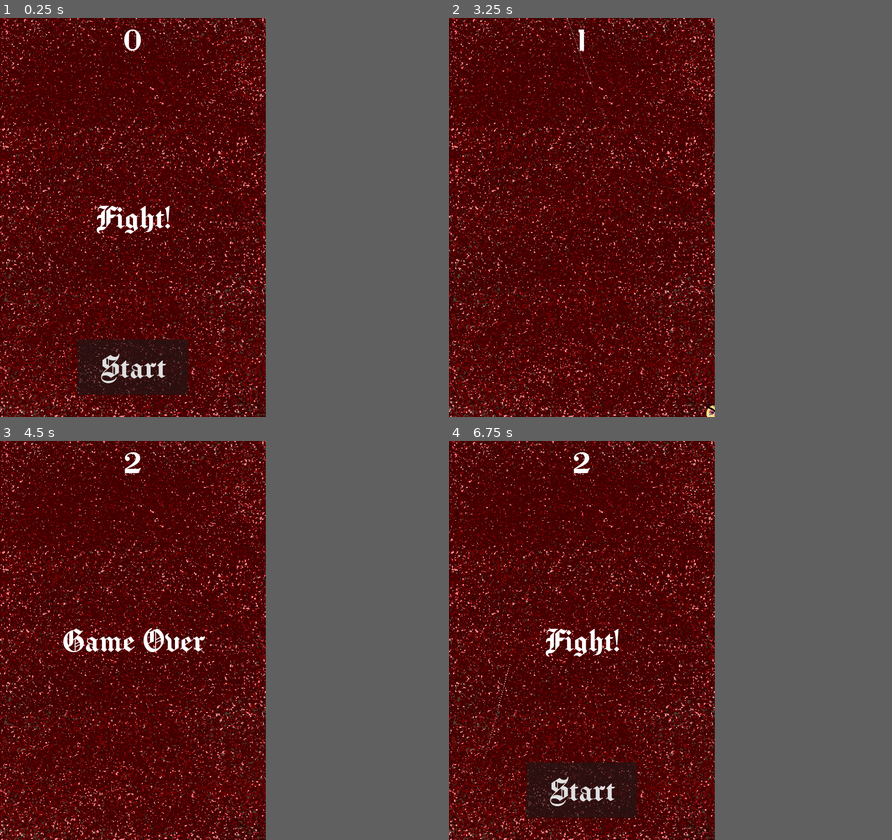
Above: before the commit, frames 1-4 (two rows, left to right).
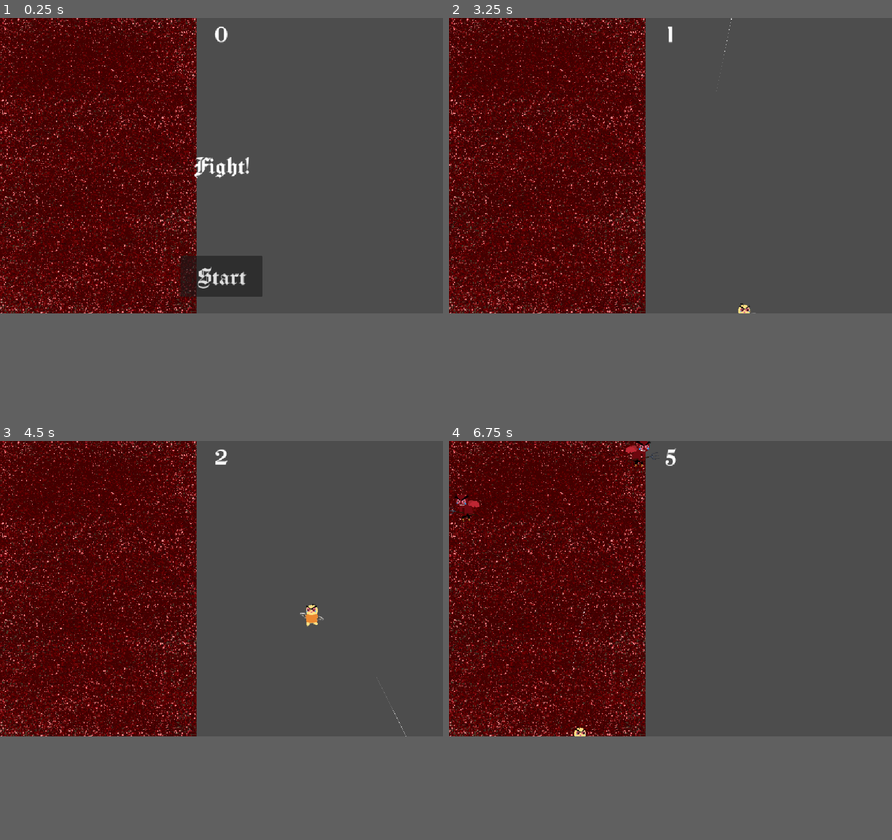
Above: after the commit, the same moments.

Repository: ToniaSanzo/tmp-game-23
Game: Godot game, scene res://main.tscn
Two runs of this game, one before a commit and one after it. Both use one fixed random seed, a clock stepped at 60 frames per second and the inputs below.
Inputs (mouse positions are in pixels of both pictures, inside the frame that each line leads up to):
- Up to frame 1 (0.25 s): no input
- Up to frame 2 (3.25 s): click "Start" at 0.5 s; tap Enter at 1.25 s; move the mouse to (639, 197) at 1.27 s; press the mouse at (639, 197) at 1.28 s; hold D (move_right) 1.28-2.03 s; move the mouse to (528, 237) at 2.02 s; release the mouse at (528, 237) at 2.03 s; hold S (move_down) 2.03-2.78 s; click (528, 237) at 2.1 s; move the mouse to (608, 129) at 2.77 s; press the mouse at (608, 129) at 2.78 s; hold D (move_right) from 2.78 s (still down)
- Up to frame 3 (4.5 s): move the mouse to (119, 720) at 3.52 s; release D (move_right) at 3.53 s; release the mouse at (119, 720) at 3.53 s; hold W (move_up) 3.53-4.28 s; click (119, 720) at 3.6 s; move the mouse to (212, 700) at 4.27 s; press the mouse at (212, 700) at 4.28 s; hold A (move_left) from 4.28 s (still down)
- Up to frame 4 (6.75 s): move the mouse to (502, 580) at 5.02 s; release the mouse at (502, 580) at 5.03 s; click (502, 580) at 5.1 s; move the mouse to (595, 640) at 5.77 s; release A (move_left) at 5.78 s; press the mouse at (595, 640) at 5.78 s; hold S (move_down) 5.78-6.53 s; move the mouse to (542, 540) at 6.52 s; release the mouse at (542, 540) at 6.53 s; hold D (move_right) from 6.53 s (still down); click (542, 540) at 6.6 s
The window is 480x720 before the commit and 800x533 after it. Grey fills any space a smaller window leaves; there, only what the larger window draws over its background counts as a difference.

The runs differ from the first frame. In frame 1, 33% of the frame differs, in the area x 0-60%, y 0-100%; in frame 2, 32%; in frame 3, 32%; in frame 4, 33%.

Commit message:
export html game

Diff:
--- a/project.godot
+++ b/project.godot
@@ -17,7 +17,7 @@
 
 [display]
 
-window/size/viewport_width=480
+window/size/viewport_width=1080
 window/size/viewport_height=720
 window/stretch/mode="canvas_items"
 
Binary file added: bin/index.apple-touch-icon.png
Not shown, added: bin/index.apple-touch-icon.png.import
Binary file added: bin/index.icon.png
Not shown, added: bin/index.icon.png.import
Binary file added: bin/index.png
Not shown, added: bin/index.png.import
Not shown, added: export_presets.cfg
Binary file added: index.apple-touch-icon.png
Not shown, added: index.apple-touch-icon.png.import
Binary file added: index.icon.png
Not shown, added: index.icon.png.import
Binary file added: index.png
(and 14 more such lines)
